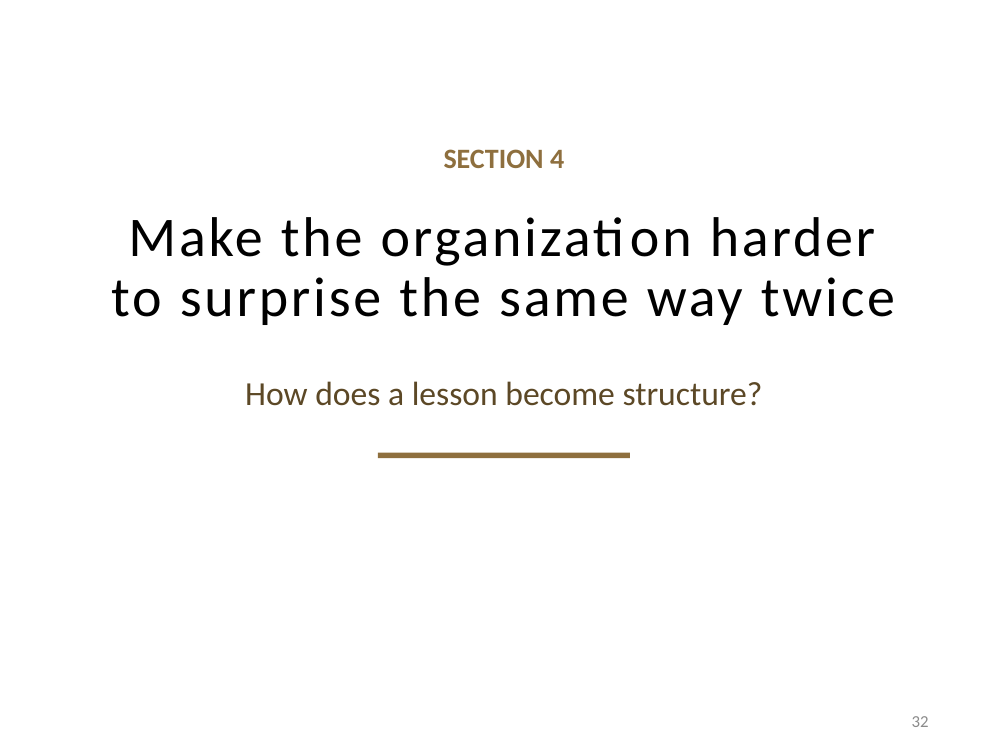
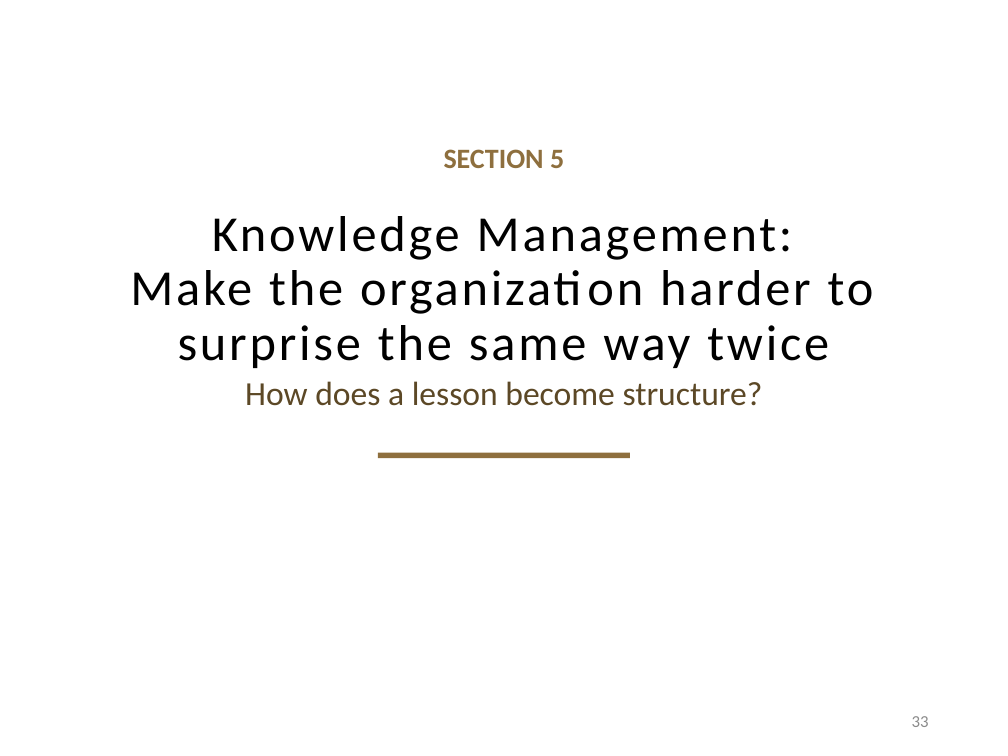
Before and after one commit to davisjam/model-based-agentic-software-engineering, a slide deck: slide 33 of course/lectures/act-2-delegation-and-control/04-failure-aware-engineering/2-4-Failure-Aware-Engineering.pptx (slide 32 before the commit). Drawn at 1008x756 pixels with LibreOffice and Linux fonts; fonts in the diff are those of the drawing; background and template pictures are left out. Boxes give left, top, right and bottom in pixels: in the first picture for what was removed or moved away, otherwise in the second. Text is boxed around its words. In the diff, an @@ line names an element or a change of style, - is before the commit and + after.

```diff
--- a/course/lectures/act-2-delegation-and-control/04-failure-aware-engineering/2-4-Failure-Aware-Engineering.pptx
+++ b/course/lectures/act-2-delegation-and-control/04-failure-aware-engineering/2-4-Failure-Aware-Engineering.pptx
@@ text at bbox=[444, 149, 564, 168]: text changed @@
-SECTION 4
+SECTION 5
@@ title at bbox=[130, 216, 874, 368]: text changed; size 40 to 36 pt @@
-Make the organization harder to surprise the same way twice
+Knowledge Management:
+Make the organization harder to surprise the same way twice
@@ page number at bbox=[912, 716, 929, 727]: text changed @@
-32
+33
```
Also in this commit, not shown: 36 other slides changed, 1 slide added.
